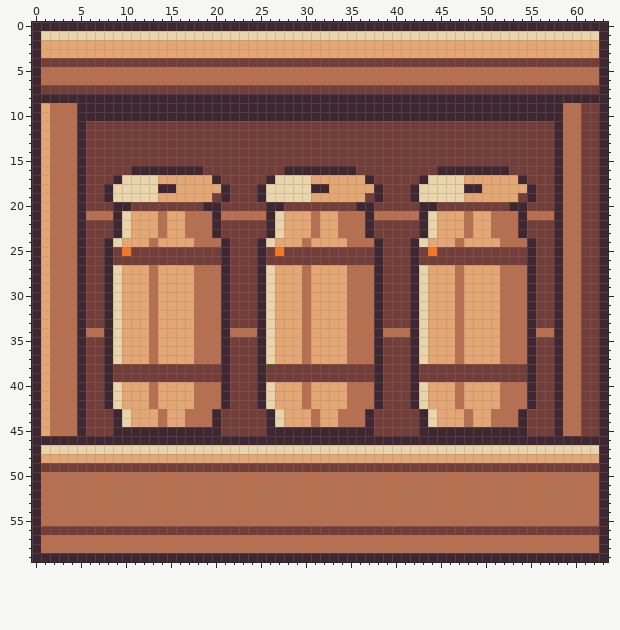
Two states of a pixel-art file, art-src/aseprite/keg_rack.aseprite. The picture above was drawn from the file before the commit.
64x60 pixels, 1 frame.
After:
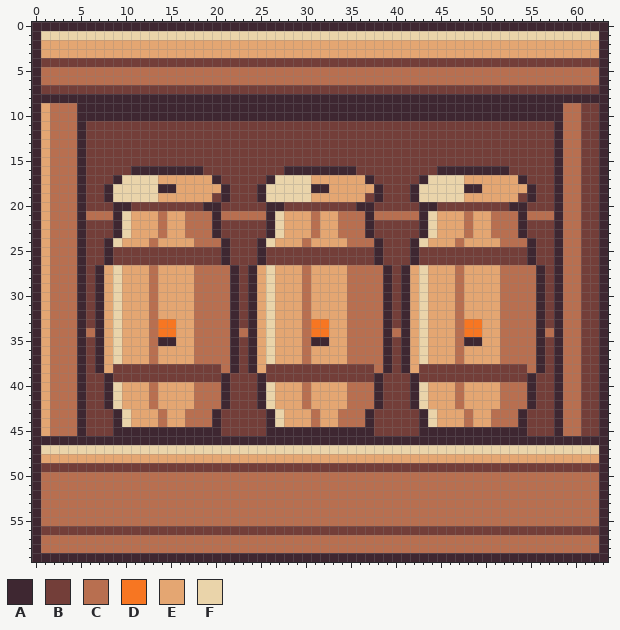
Palette (. is transparent): A #3e2731  B #733e39  C #b86f50  D #f77622  E #e4a672  F #ead4aa
Edits made:
y 25: x 10 D -> B; x 27 D -> B; x 44 D -> B
y 27..32: x 7..8 BA -> AE; x 21..22 AB -> CA; x 24..25 BA -> AE; x 38..39 AB -> CA; x 41..42 BA -> AE; x 55..56 AB -> CA
y 33: x 7..8 BA -> AE; x 14..15 EE -> DD; x 21..22 AB -> CA; x 24..25 BA -> AE; x 31..32 EE -> DD; x 38..39 AB -> CA; x 41..42 BA -> AE; x 48..49 EE -> DD; x 55..56 AB -> CA
y 34: x 7..8 CA -> AE; x 14..15 EE -> DD; x 21..22 AC -> CA; x 24..25 CA -> AE; x 31..32 EE -> DD; x 38..39 AC -> CA; x 41..42 CA -> AE; x 48..49 EE -> DD; x 55..56 AC -> CA
y 35: x 7..8 BA -> AE; x 14..15 EE -> AA; x 21..22 AB -> CA; x 24..25 BA -> AE; x 31..32 EE -> AA; x 38..39 AB -> CA; x 41..42 BA -> AE; x 48..49 EE -> AA; x 55..56 AB -> CA
y 36..38: x 7..8 BA -> AE; x 21..22 AB -> CA; x 24..25 BA -> AE; x 38..39 AB -> CA; x 41..42 BA -> AE; x 55..56 AB -> CA
Boxes around the changes in both pictures, in picture pixels (x1, y1, x2, y2):
changed: (95, 247, 131, 373)
changed: (221, 247, 284, 373)
changed: (374, 247, 437, 373)
changed: (527, 265, 545, 373)
changed: (158, 319, 176, 346)
changed: (311, 319, 329, 346)
changed: (464, 319, 482, 346)
